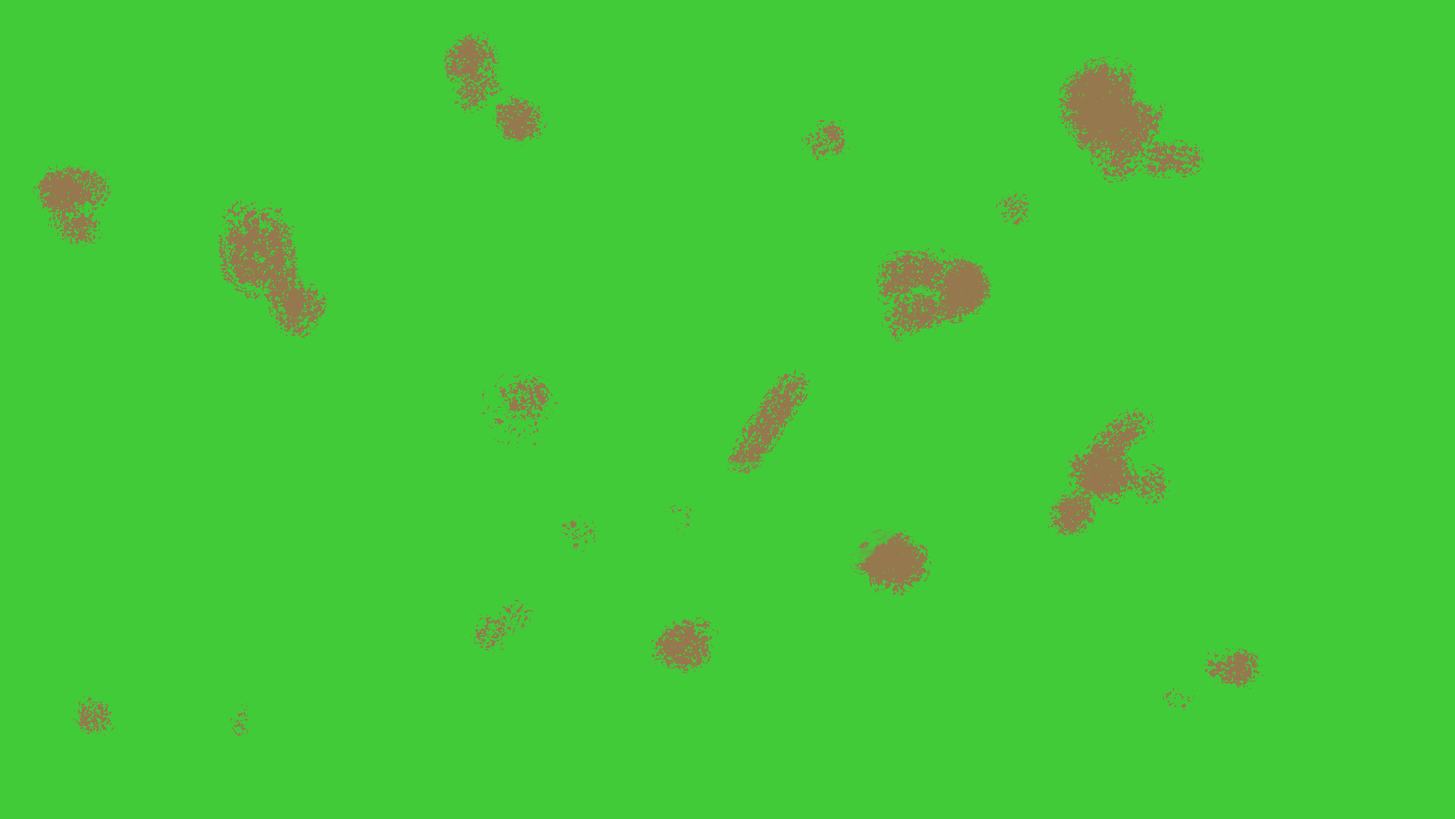
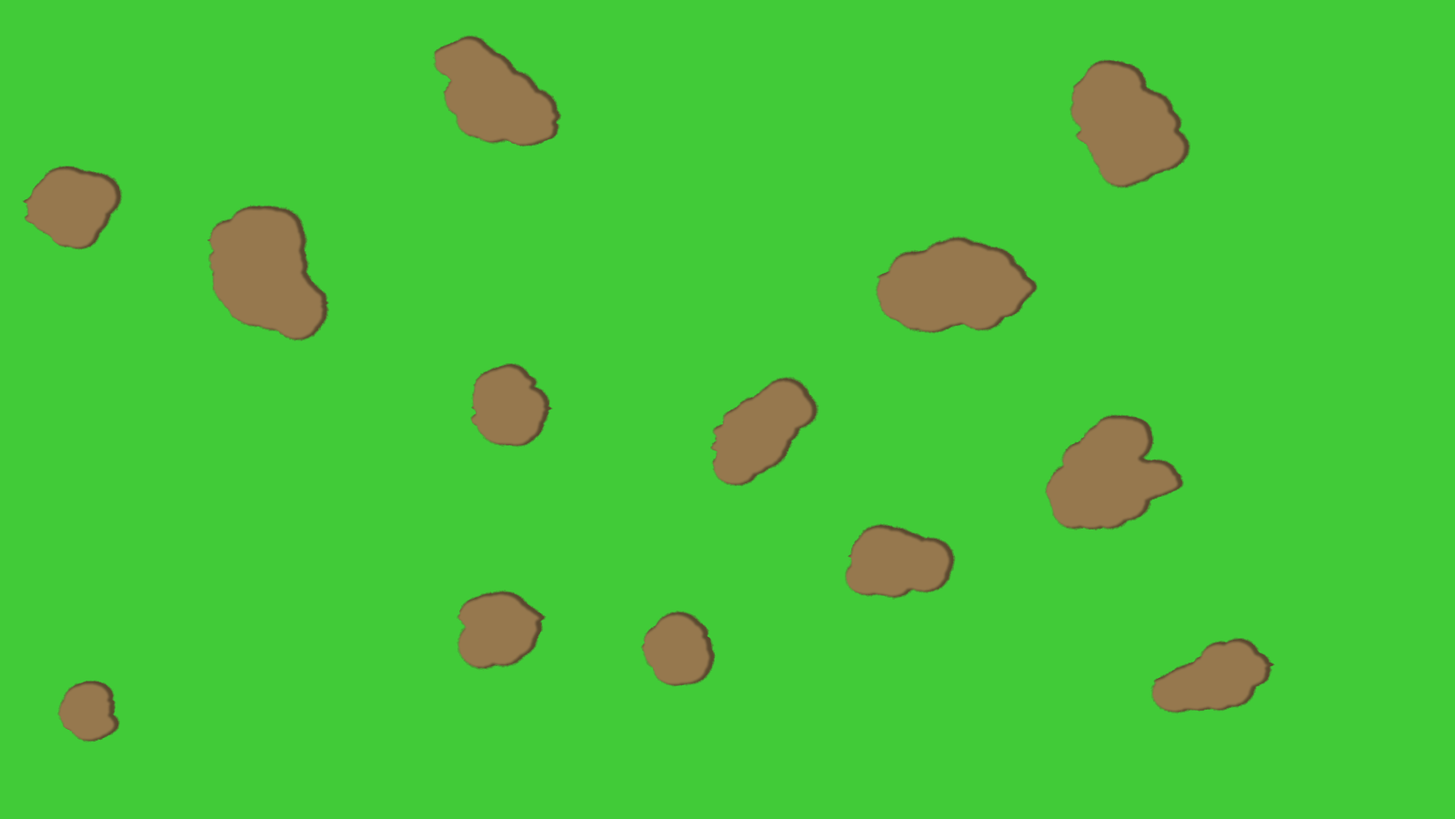
Layers edited between the first and the second 1455px x 819px image:
added layer "Ebene 9" above "Ebene 1" over [left=21, top=34, right=1276, bottom=743]
hid "Ebene 1" over [left=32, top=30, right=1266, bottom=738]
